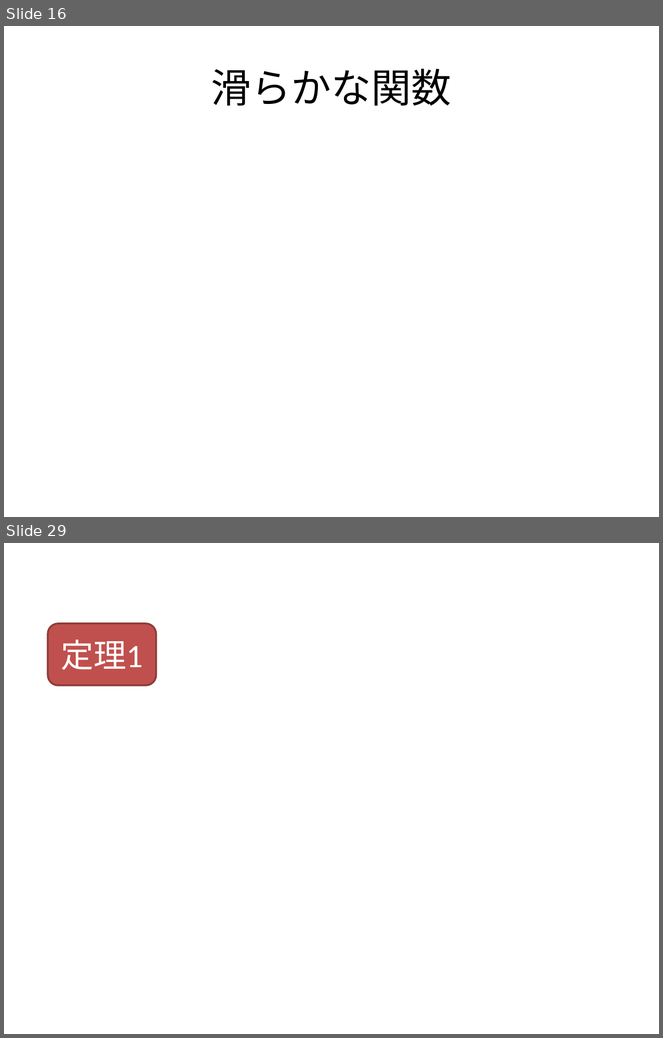
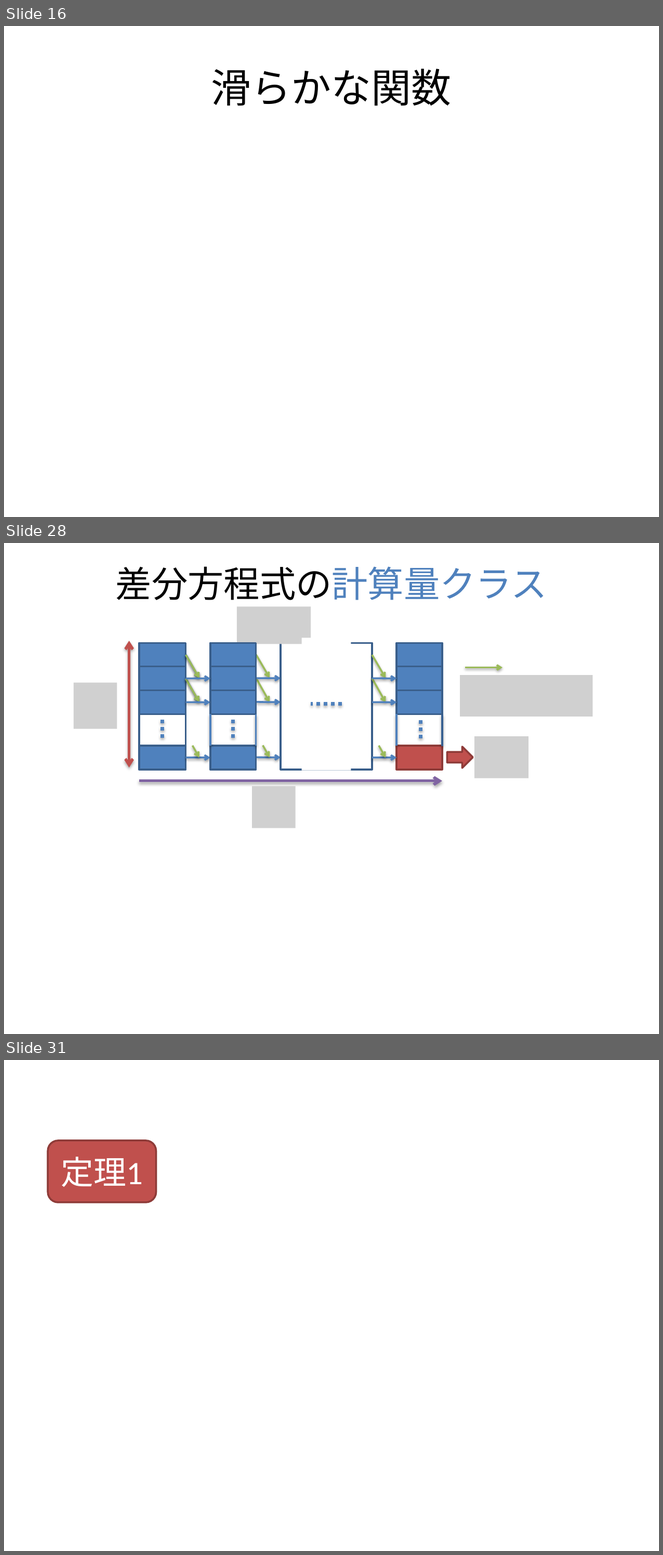
Before and after one commit to ex-hota911/LA2011Winter, a slide deck: slide/slide.pptx. Shown one above the other, each under a label of ours: slides 16 and 29 before the commit, slides 16, 28 and 31 after it; the slides between them are not shown. The pictures are 663x1038 and 663x1555 pixels, drawn with LibreOffice and Linux fonts; fonts in the diff are those of the drawing; grey boxes stand for pictures. Boxes give left, top, right and bottom in pixels: in the first picture for what was removed or moved away, otherwise in the second. Text is boxed around its words. In the diff, an @@ line names an element or a change of style, - is before the commit and + after.

```diff
--- a/slide/slide.pptx
+++ b/slide/slide.pptx
@@ slide 28 added at bbox=[4, 543, 659, 1034], background #FFFFFF @@
@@ title added at bbox=[116, 566, 547, 600], 39.6 pt, text #000000 @@
+差分方程式の計算量クラス
@@ arrow added from (186, 654) to (199, 679), #4F81BD 2 pt @@
@@ arrow added from (186, 655) to (199, 678), #9BBB59 2 pt @@
@@ arrow added from (186, 679) to (210, 679), #4F81BD 2 pt @@
@@ group added at bbox=[74, 606, 593, 828]: 19 arrows, 14 rectangles, 10 lines, 5 pictures, 1 double arrow, 1 right arrow @@
@@ what was slide 29 is now slide 31 @@
```
Also in this commit, not shown: 15 slides changed, 14 other slides added, 12 slides removed, 3 other files.
